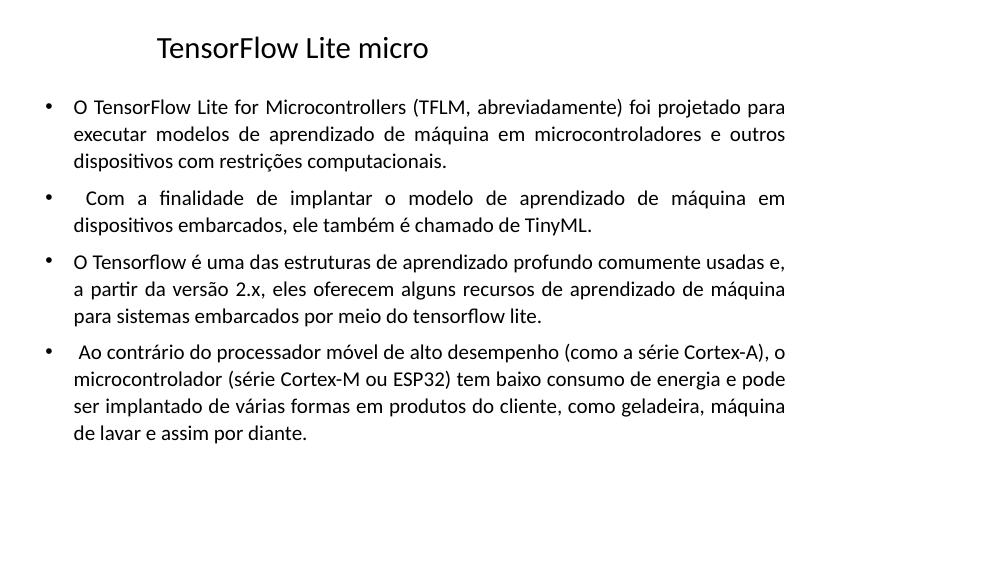
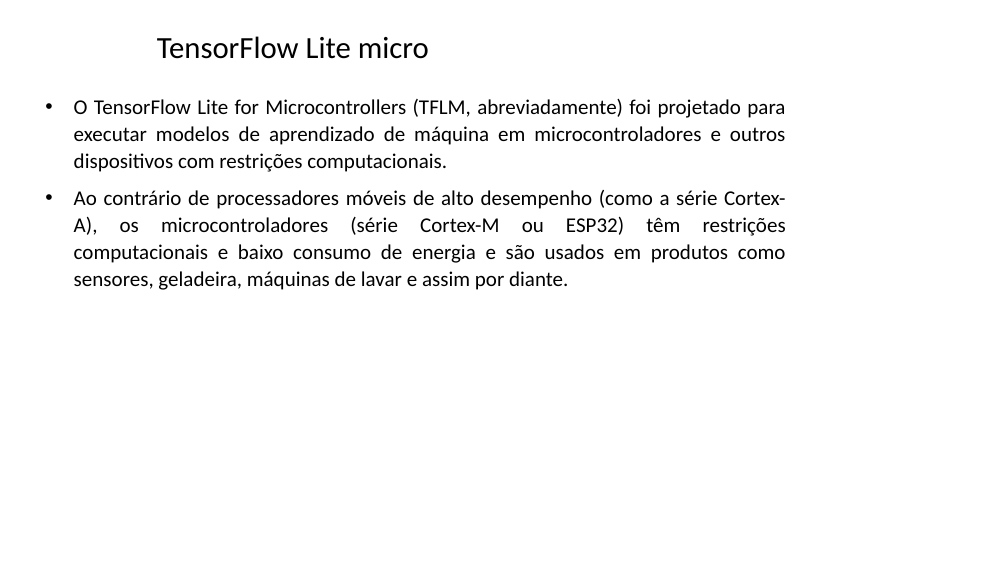
Before and after one commit to zz4fap/tp557-iot-ml, a slide deck: slide 39 of slides/TP557_14_introducao_tensorflowlite.pptx. Drawn at 1008x567 pixels with LibreOffice and Linux fonts; fonts in the diff are those of the drawing; background and template pictures are left out. Boxes give left, top, right and bottom in pixels: in the first picture for what was removed or moved away, otherwise in the second. Text is boxed around its words. In the diff, an @@ line names an element or a change of style, - is before the commit and + after.

```diff
--- a/slides/TP557_14_introducao_tensorflowlite.pptx
+++ b/slides/TP557_14_introducao_tensorflowlite.pptx
@@ text at [74, 190, 786, 290]: text changed @@
-• Com a finalidade de implantar o modelo de aprendizado de máquina em dispositivos embarcados, ele também é chamado de TinyML.
-• O Tensorflow é uma das estruturas de aprendizado profundo comumente usadas e, a partir da versão 2.x, eles oferecem alguns recursos de aprendizado de máquina para sistemas embarcados por meio do tensorflow lite.
-• Ao contrário do processador móvel de alto desempenho (como a série Cortex-A), o microcontrolador (série Cortex-M ou ESP32) tem baixo consumo de energia e pode ser implantado de várias formas em produtos do cliente, como geladeira, máquina de lavar e assim por diante.
+• Ao contrário de processadores móveis de alto desempenho (como a série Cortex-A), os microcontroladores (série Cortex-M ou ESP32) têm restrições computacionais e baixo consumo de energia e são usados em produtos como sensores, geladeira, máquinas de lavar e assim por diante.
```
Also in this commit, not shown: 1 other slide changed.
